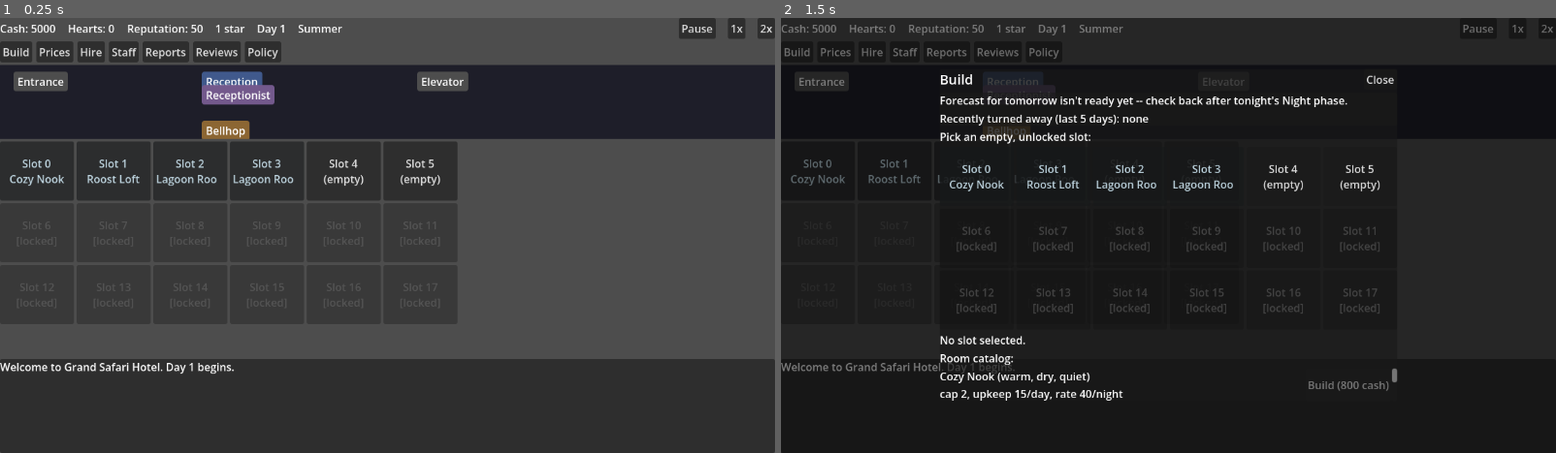
Above: before the commit, frames 1-2 (left to right).
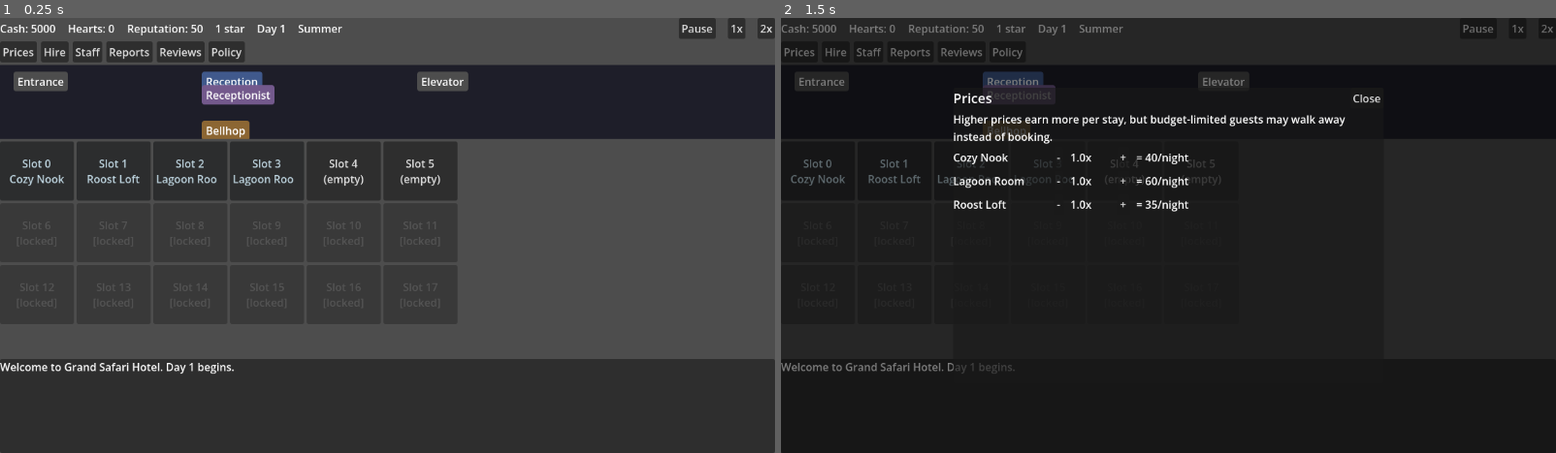
Above: after the commit, the same moments.

Repository: rdefm/habitat_hotel
Game: Godot game, scene res://main.tscn
The game is run twice, just before and just after one commit, with the same random seed, the same clock (stepped at 60 frames per second) and the same inputs.
Inputs (mouse positions are in pixels of both pictures, inside the frame that each line leads up to):
- Up to frame 1 (0.25 s): no input
- Up to frame 2 (1.5 s): click (796, 52) at 0.5 s, where only the run before the commit has a clickable "Build"; click "1x" at 1.25 s

The runs differ from the first frame. In frame 1, 0.7% of the frame differs, in the area x 0-37%, y 5-11%; in frame 2, 4.7%, in the area x 0-80%, y 6-88%.

Commit message:
Make tapping an empty slot the only way to open Build, scoped to that slot
Removes the menu-bar Build button and the room-grid it used to embed;
the catalog now opens directly for the tapped slot so it isn't squeezed
into a corner of the modal.

Co-Authored-By: Claude Sonnet 5 <noreply@anthropic.com>
Claude-Session: https://claude.ai/code/session_01XKs8QPabqbj3g3youpnG1u

Diff:
--- a/ui/build_menu.gd
+++ b/ui/build_menu.gd
@@ -1,36 +1,28 @@
 class_name BuildMenu
 extends VBoxContainer
 
-## Build menu: slot grid + room catalog. Pick an empty unlocked slot, then a
-## catalog entry to construct there (cash permitting). This is the sim's
-## match to "choose what to build for the demand you see."
+## Build menu: room catalog for one pre-chosen slot. Opened by tapping an
+## empty, unlocked slot on the main grid, which sets slot_index before
+## adding this to the scene -- this menu never shows a slot picker of its
+## own (see ui/main_screen.gd's _on_hotel_slot_selected). Pick a catalog
+## entry to construct there (cash permitting); this is the sim's match to
+## "choose what to build for the demand you see."
 
-const HotelPanel = preload("res://ui/hotel_panel.gd")
 const DemandFormat = preload("res://ui/demand_format.gd")
 const RECENT_DAYS_FOR_DEMAND := 5
 
-var _selected_slot: int = -1
-var _hint_label: Label
+## Set by the caller before this node enters the tree.
+var slot_index: int = -1
+
+signal build_completed
+
 var _catalog_list: VBoxContainer
-var _hotel_panel: HotelPanel
 
 
 func _ready() -> void:
 	custom_minimum_size = Vector2(560, 460)
 
 	add_child(_build_demand_panel())
-
-	var grid_label := Label.new()
-	grid_label.text = "Pick an empty, unlocked slot:"
-	add_child(grid_label)
-
-	_hotel_panel = HotelPanel.new()
-	_hotel_panel.interactive = true
-	_hotel_panel.slot_selected.connect(_on_slot_selected)
-	add_child(_hotel_panel)
-
-	_hint_label = Label.new()
-	add_child(_hint_label)
 
 	var catalog_label := Label.new()
 	catalog_label.text = "Room catalog:"
@@ -44,7 +36,6 @@
 	_catalog_list.size_flags_horizontal = Control.SIZE_EXPAND_FILL
 	scroll.add_child(_catalog_list)
 
-	_refresh_hint()
 	_refresh_catalog()
 
 
@@ -83,23 +74,6 @@
 	return DemandFormat.summarize_counts(totals, GameState.species)
 
 
-func _on_slot_selected(slot_index: int) -> void:
-	var unlocked := GameState.is_slot_unlocked(slot_index)
-	var occupied := not GameState.room_at_slot(slot_index).is_empty()
-	if not unlocked or occupied:
-		return
-	_selected_slot = slot_index
-	_refresh_hint()
-	_refresh_catalog()
-
-
-func _refresh_hint() -> void:
-	if _selected_slot < 0:
-		_hint_label.text = "No slot selected."
-	else:
-		_hint_label.text = "Selected slot %d. Choose a room to build below." % _selected_slot
-
-
 func _refresh_catalog() -> void:
 	for child in _catalog_list.get_children():
 		child.queue_free()
@@ -125,7 +99,7 @@
 
 		var build_btn := Button.new()
 		build_btn.text = "Build (%d cash)" % int(rt["build_cost"])
-		build_btn.disabled = _selected_slot < 0 or GameState.cash < int(rt["build_cost"])
+		build_btn.disabled = GameState.cash < int(rt["build_cost"])
 		build_btn.pressed.connect(_on_build_pressed.bind(room_type_id))
 		row.add_child(build_btn)
 
@@ -133,10 +107,7 @@
 
 
 func _on_build_pressed(room_type_id: String) -> void:
-	if _selected_slot < 0:
+	if not GameState.room_at_slot(slot_index).is_empty():
 		return
-	if GameState.build_room(_selected_slot, room_type_id):
-		_selected_slot = -1
-		_hotel_panel.refresh()
-		_refresh_hint()
-		_refresh_catalog()
+	if GameState.build_room(slot_index, room_type_id):
+		build_completed.emit()
--- a/ui/main_screen.gd
+++ b/ui/main_screen.gd
@@ -137,7 +137,6 @@
 	bar.add_theme_constant_override("separation", 6)
 
 	var entries := [
-		["Build", func(): return BuildMenu.new()],
 		["Prices", func(): return PricesMenu.new()],
 		["Hire", func(): return HireMenu.new()],
 		["Staff", func(): return StaffMenu.new()],
@@ -163,7 +162,10 @@
 		return
 	var room := GameState.room_at_slot(slot_index)
 	if room.is_empty():
-		open_menu("Build", BuildMenu.new())
+		var menu := BuildMenu.new()
+		menu.slot_index = slot_index
+		menu.build_completed.connect(close_menu)
+		open_menu("Build (slot %d)" % slot_index, menu)
 	else:
 		var room_name: String = GameState.rooms[room["room_type_id"]]["name"]
 		var menu := UpgradeMenu.new()
